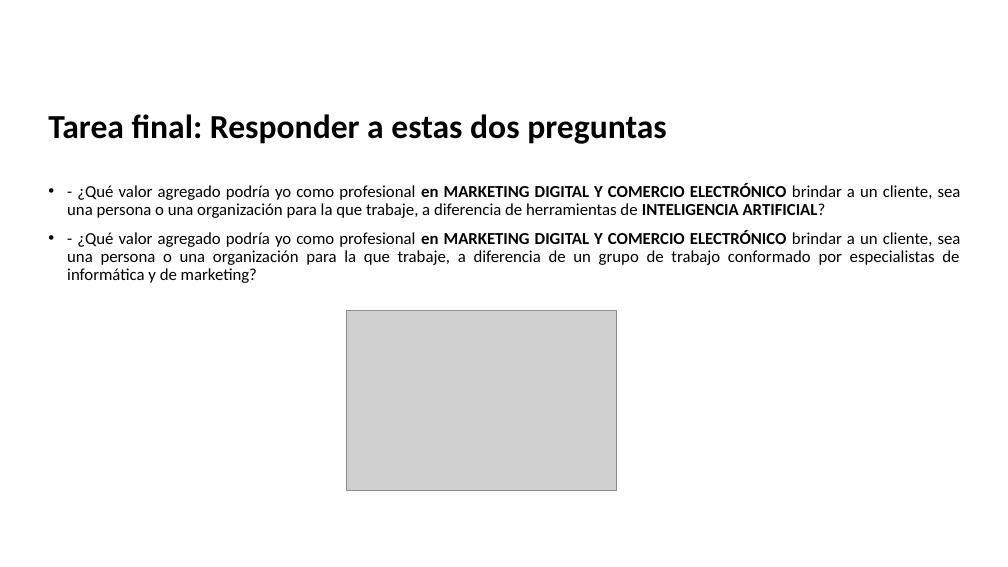
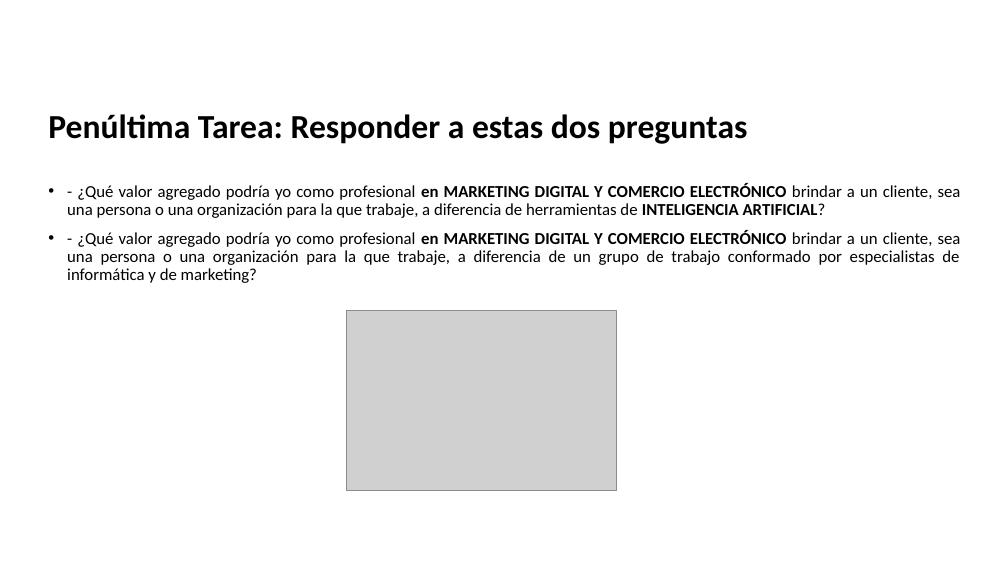
Before and after one commit to dcevallossalas/ITQ, a slide deck: slide 6 of Programación web/Presentación.pptx. Drawn at 1008x567 pixels with LibreOffice and Linux fonts; fonts in the diff are those of the drawing; grey boxes stand for pictures; background and template pictures are left out. Boxes give left, top, right and bottom in pixels: in the first picture for what was removed or moved away, otherwise in the second. Text is boxed around its words. In the diff, an @@ line names an element or a change of style, - is before the commit and + after.

```diff
--- a/Programación web/Presentación.pptx
+++ b/Programación web/Presentación.pptx
@@ title at [48, 114, 747, 144]: text changed @@
-Tarea final: Responder a estas dos preguntas
+Penúltima Tarea: Responder a estas dos preguntas
```
Also in this commit, not shown: 2 slides added, 16 other files.
